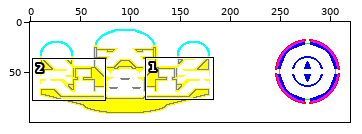
Two versions of one sprite sheet, Worldgen/Observatory.png. The first picture is a wide view before the edit; the outline marks the close-up.
Close-up. Before the commit:
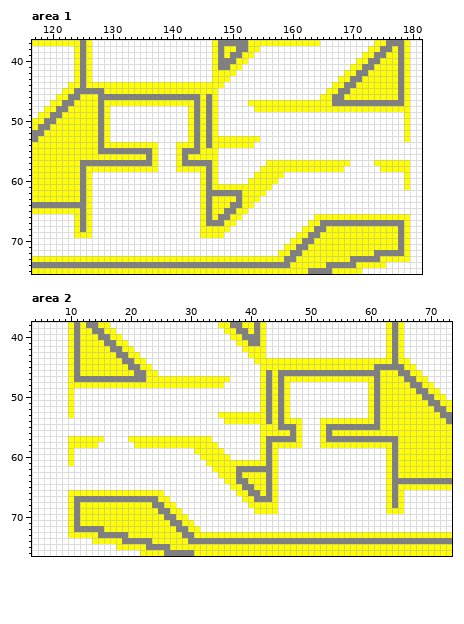
The file is 320x100 pixels. Shown: area 1: x 117..181, y 37..75; area 2: x 4..73, y 38..76.
Once edited:
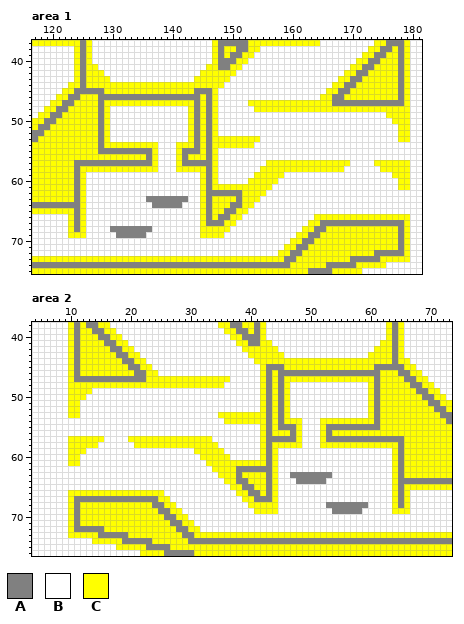
Palette (. is transparent): A #808080  B #ffffff  C #ffff00
Change:
Area 1:
The edit turns colour B into colour A in row 63 at x 136 to 142; in row 64 at x 137 to 141; in row 68 at x 130 to 136; in row 69 at x 131 to 135.
The edit turns colour C into colour A in row 45 at x 144 to 146; in rows 55 to 56 at x 146; in rows 57 to 63 at x 124; in rows 65 to 68 at x 124.
The edit turns colour C into colour B in rows 59 to 69 at x 126.
The edit turns colour A into colour C in rows 58 to 68 at x 125.
The edit turns colour B into colour C in row 41 at x 127 and 146; in row 42 at x 127 to 128 and 145 to 146; in row 43 at x 127 to 129 and 144 to 146; in row 49 at x 176 to 178; in row 50 at x 177 to 178; in rows 51 to 53 at x 178.
The edit turns colour B into colour C in row 59 at x 177 to 178; in rows 60 to 61 at x 178; in rows 66 to 69 at x 123.
Area 2:
The edit turns colour B into colour A in row 63 at x 47 to 53; in row 64 at x 48 to 52; in row 68 at x 53 to 59; in row 69 at x 54 to 58.
The edit turns colour C into colour A in row 45 at x 43 to 45; in rows 55 to 56 at x 43; in rows 57 to 63 at x 65; in rows 65 to 68 at x 65.
The edit turns colour C into colour B in rows 59 to 69 at x 63.
The edit turns colour A into colour C in rows 58 to 68 at x 64.
The edit turns colour B into colour C in row 41 at x 43 and 62; in row 42 at x 43 to 44 and 61 to 62; in row 43 at x 43 to 45 and 60 to 62; in row 49 at x 11 to 13; in row 50 at x 11 to 12; in rows 51 to 53 at x 11.
The edit turns colour B into colour C in row 59 at x 11 to 12; in rows 60 to 61 at x 11; in rows 66 to 69 at x 66.
